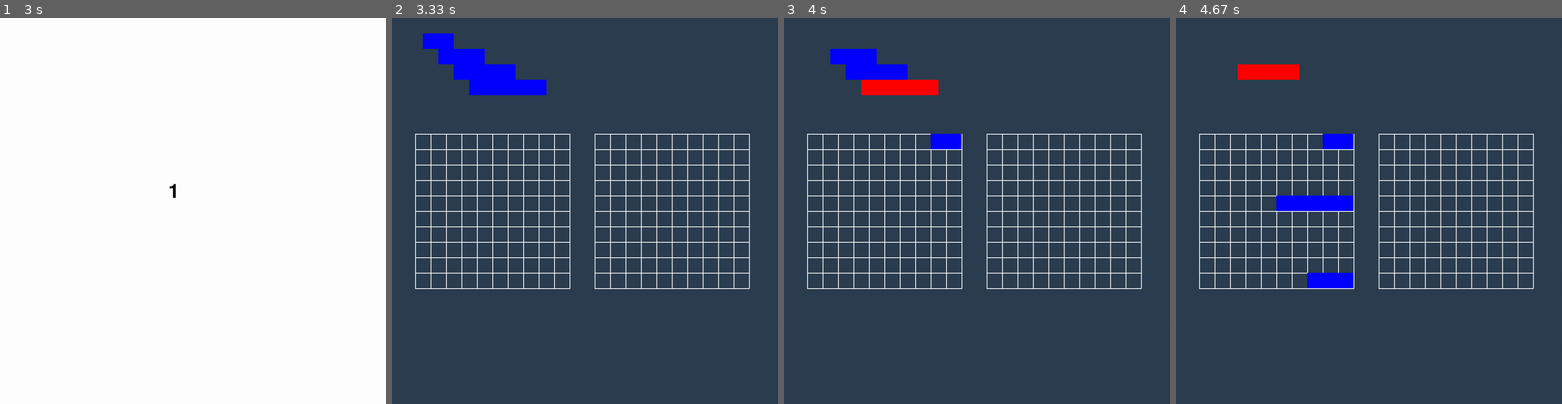
Above: before the commit, frames 1-4 (left to right).
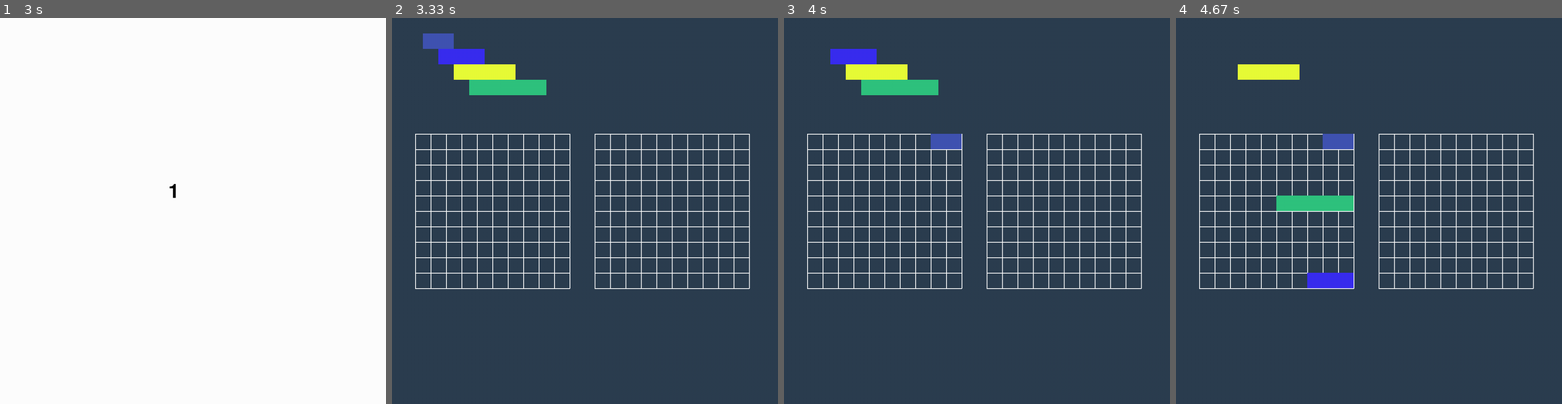
Above: after the commit, the same moments.

Repository: Marius20031/Python_pygame
Game: pygame game, started from main.py
Same seed, same stepped clock (60 frames per second), same inputs: the game is played once before the commit and once after it.
Inputs (mouse positions are in pixels of both pictures, inside the frame that each line leads up to):
- Up to frame 1 (3 s): no input
- Up to frame 2 (3.33 s): no input
- Up to frame 3 (4 s): press the mouse at (830, 41) at 3.63 s; move the mouse to (973, 83) at 3.73 s; release the mouse at (1119, 126) at 3.87 s; press the mouse at (899, 87) at 3.97 s
- Up to frame 4 (4.67 s): move the mouse to (1396, 145) at 4.07 s; release the mouse at (1504, 207) at 4.2 s; press the mouse at (1245, 56) at 4.3 s; move the mouse to (1372, 187) at 4.4 s; release the mouse at (1500, 322) at 4.53 s; press the mouse at (1268, 72) at 4.63 s

Frame 1 is identical in both runs. In frame 2, 2.2% of the frame differs, in the area x 8-40%, y 4-20%; in frame 3, 2.2%; in frame 4, 2.2%.

Commit message:
Add files via upload
made sum colors

Diff:
--- a/main.py
+++ b/main.py
@@ -123,20 +123,23 @@
 
         screen.fill(Fundal)  # Fill the screen with background color
         draw_board()  # Draw the board
-
+        color_1=(65,84,178)
+        color_2 = (58, 45, 240)
+        color_3 = (232, 252, 56)
+        color_4 = (48, 195, 126)
         for i, (boat_x, boat_y) in enumerate(boats):
             if i == selected:
                 color = (255, 0, 0)  # Highlight the selected boat in red
             else:
                 color = (0, 0, 255)  # Set the default boat color to blue
             if i == 0:
-                pygame.draw.rect(screen, color, (boat_x, boat_y, boat_width_1, boat_height_1))
+                pygame.draw.rect(screen, color_1, (boat_x, boat_y, boat_width_1, boat_height_1))
             elif i == 1:
-                pygame.draw.rect(screen, color, (boat_x, boat_y, boat_width_2, boat_height_2))
+                pygame.draw.rect(screen, color_2, (boat_x, boat_y, boat_width_2, boat_height_2))
             elif i == 2:
-                pygame.draw.rect(screen, color, (boat_x, boat_y, boat_width_3, boat_height_3))
+                pygame.draw.rect(screen, color_3, (boat_x, boat_y, boat_width_3, boat_height_3))
             elif i == 3:
-                pygame.draw.rect(screen, color, (boat_x, boat_y, boat_width_4, boat_height_4))
+                pygame.draw.rect(screen, color_4, (boat_x, boat_y, boat_width_4, boat_height_4))
 
         pygame.display.flip()  # Update the full display surface
 
